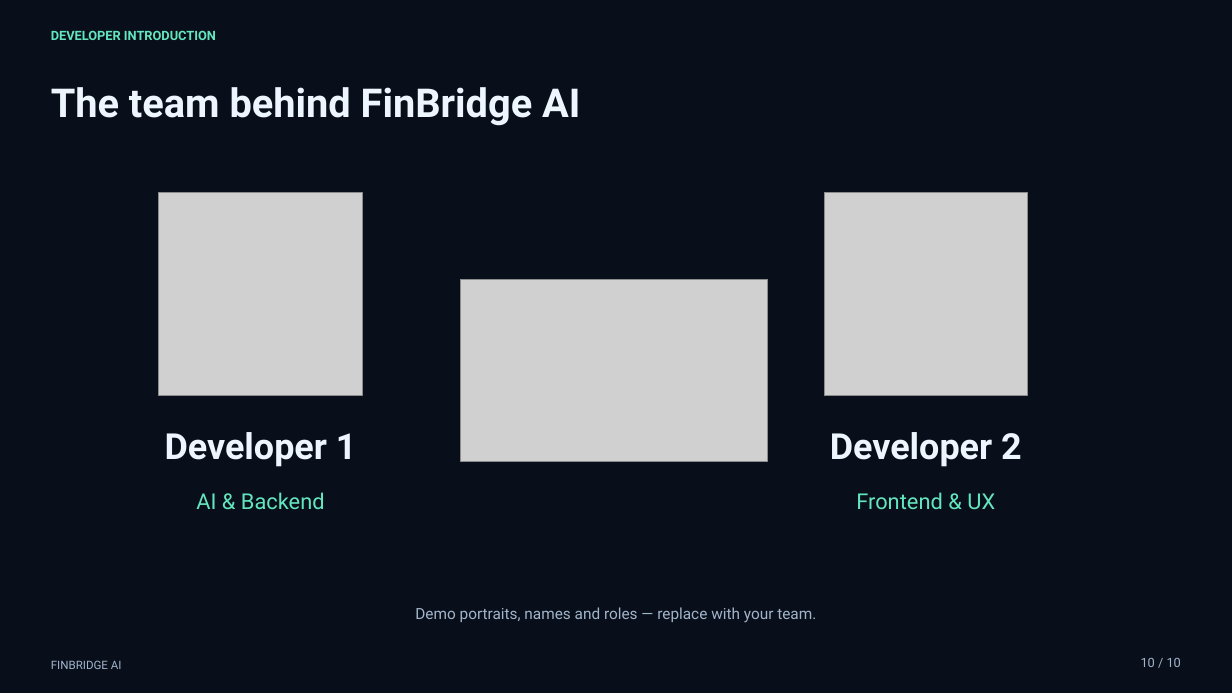
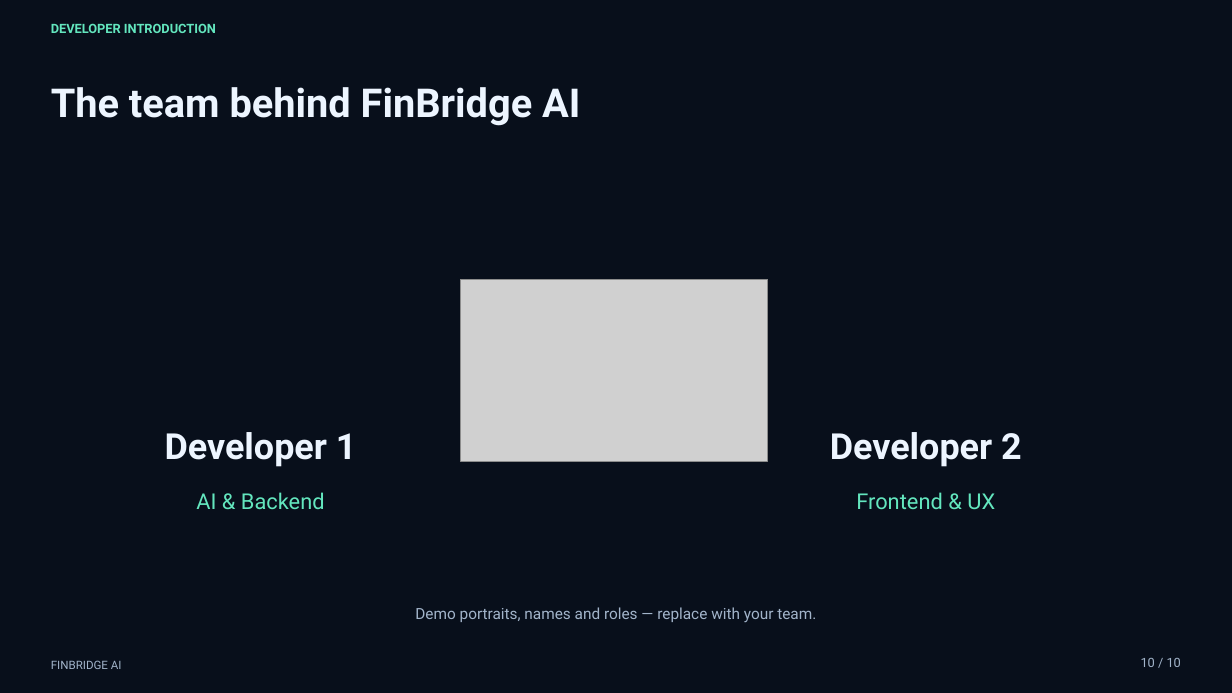
Before and after one commit to ProgrammerJibon/Cross-border-and-Student-Finance-Assistant, a slide deck: slide 2 of presentation-deck.pptx (slide 10 before the commit). Drawn at 1232x693 pixels with LibreOffice and Linux fonts; fonts in the diff are those of the drawing; grey boxes stand for pictures. Boxes give left, top, right and bottom in pixels: in the first picture for what was removed or moved away, otherwise in the second. Text is boxed around its words. In the diff, an @@ line names an element or a change of style, - is before the commit and + after.

```diff
--- a/presentation-deck.pptx
+++ b/presentation-deck.pptx
@@ text "DEVELOPER INTRODUCTION": place and size @@
-text "DEVELOPER INTRODUCTION" at bbox=[51, 30, 216, 40]
+text "DEVELOPER INTRODUCTION" at bbox=[51, 23, 216, 33]
@@ picture removed at bbox=[159, 192, 362, 396] @@
@@ picture removed at bbox=[824, 192, 1028, 396] @@
```
Also in this commit, not shown: 1 other slide changed, 59 other files.
